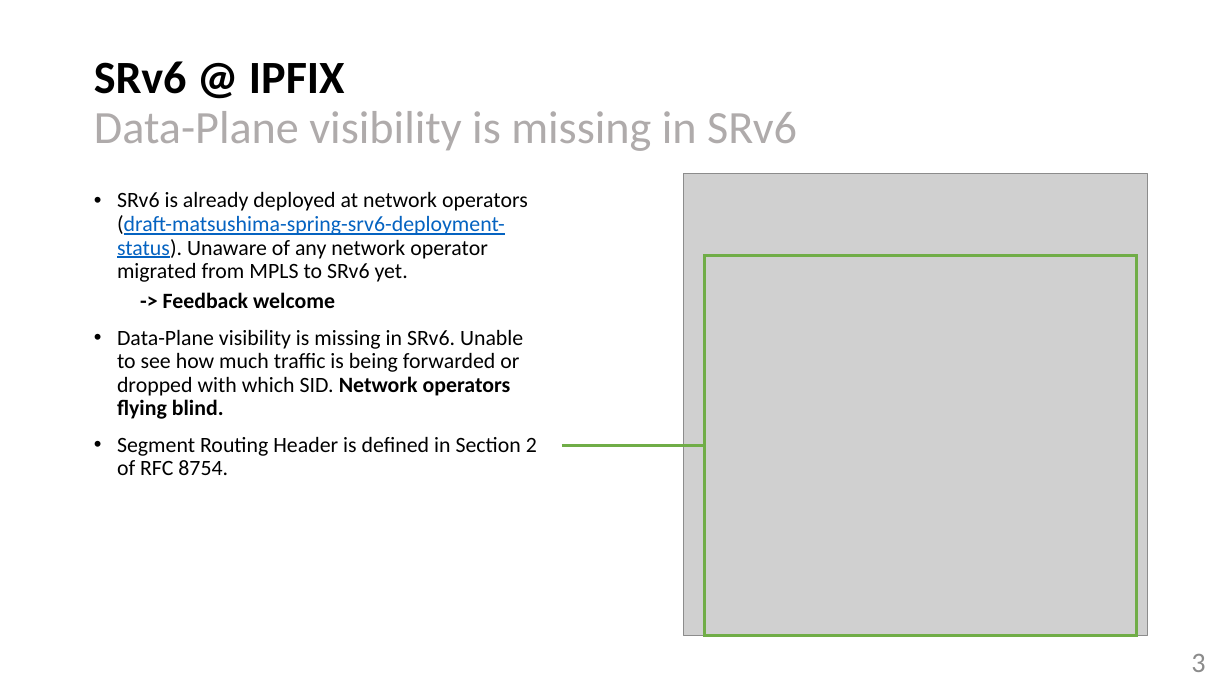
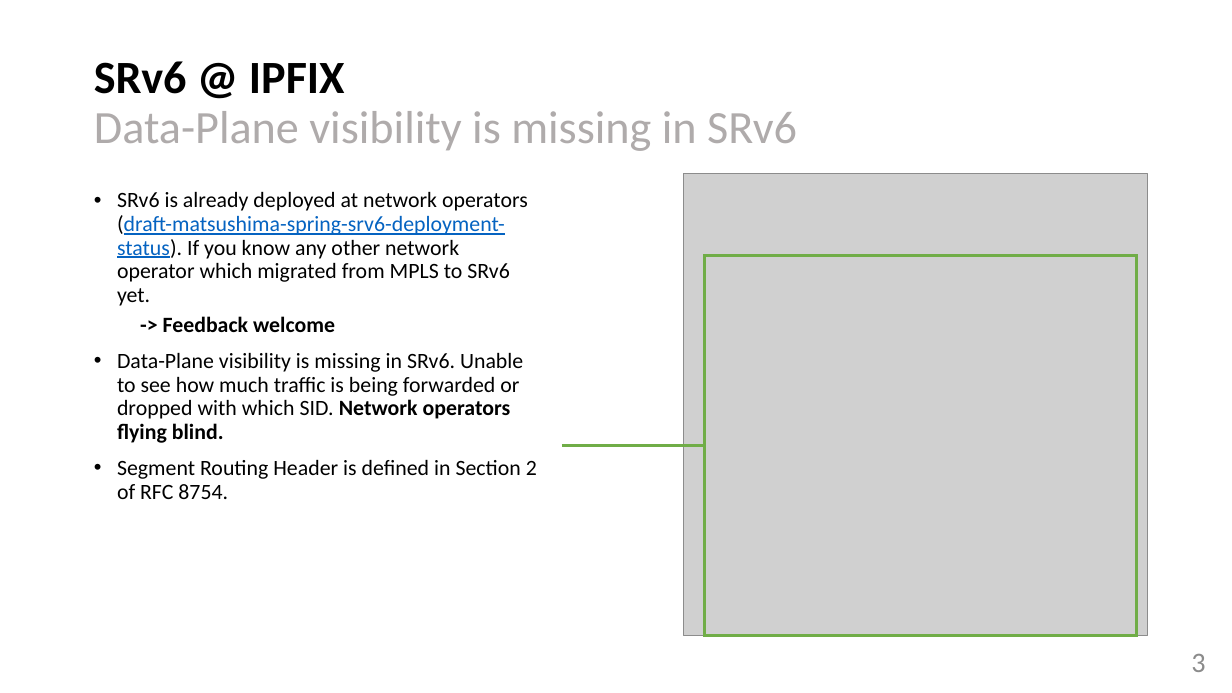
Before and after one commit to network-analytics/RFC9487, a slide deck: slide 3 of draft-tgraf-opsawg-ipfix-srv6-srh-03.pptx. Drawn at 1232x693 pixels with LibreOffice and Linux fonts; fonts in the diff are those of the drawing; grey boxes stand for pictures. Boxes give left, top, right and bottom in pixels: in the first picture for what was removed or moved away, otherwise in the second. Text is boxed around its words. In the diff, an @@ line names an element or a change of style, - is before the commit and + after.

Commit message:
draft-tgraf-opsawg-ipfix-srv6-srh-03 - 20220321

```diff
--- a/draft-tgraf-opsawg-ipfix-srv6-srh-03.pptx
+++ b/draft-tgraf-opsawg-ipfix-srv6-srh-03.pptx
@@ text at [117,192,528,306]: text changed @@
-• SRv6 is already deployed at network operators (draft-matsushima-spring-srv6-deployment-status). Unaware of any network operator migrated from MPLS to SRv6 yet.
+• SRv6 is already deployed at network operators (draft-matsushima-spring-srv6-deployment-status). If you know any other network operator which migrated from MPLS to SRv6 yet.
```
Also in this commit, not shown: 1 other file.
